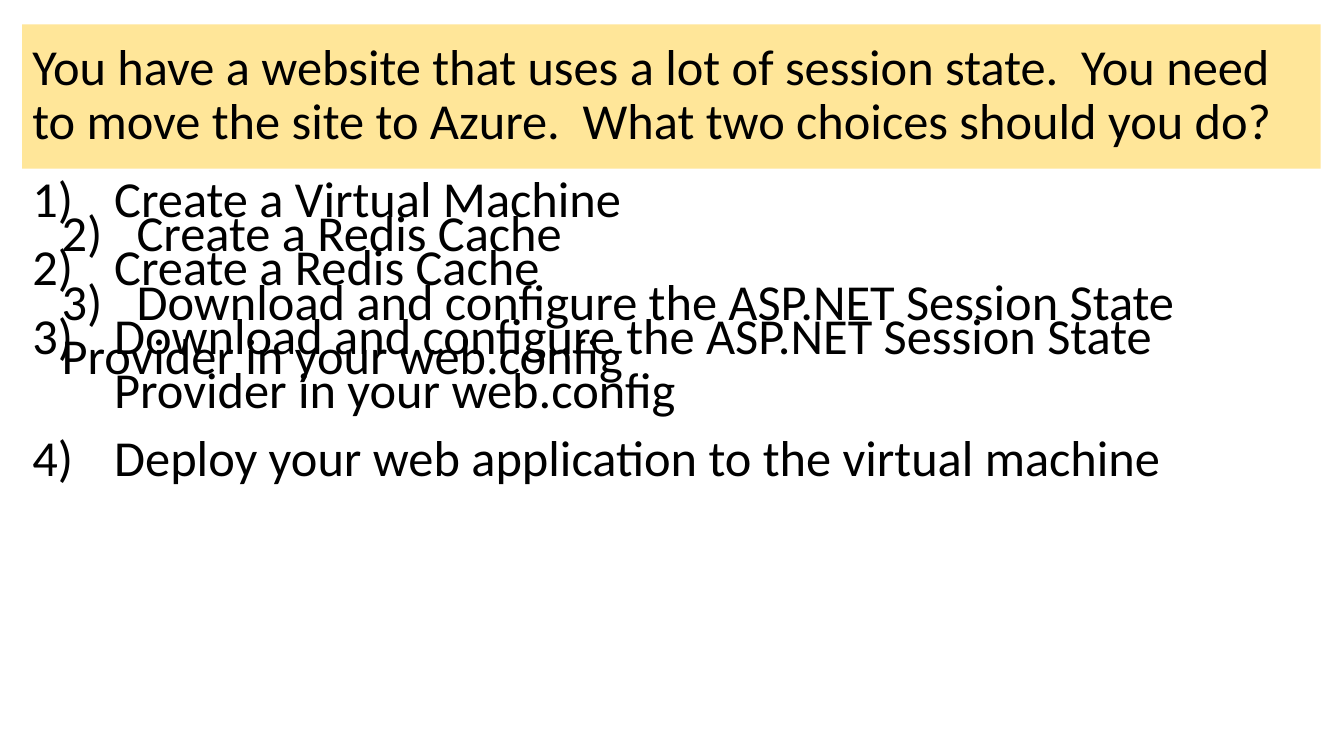
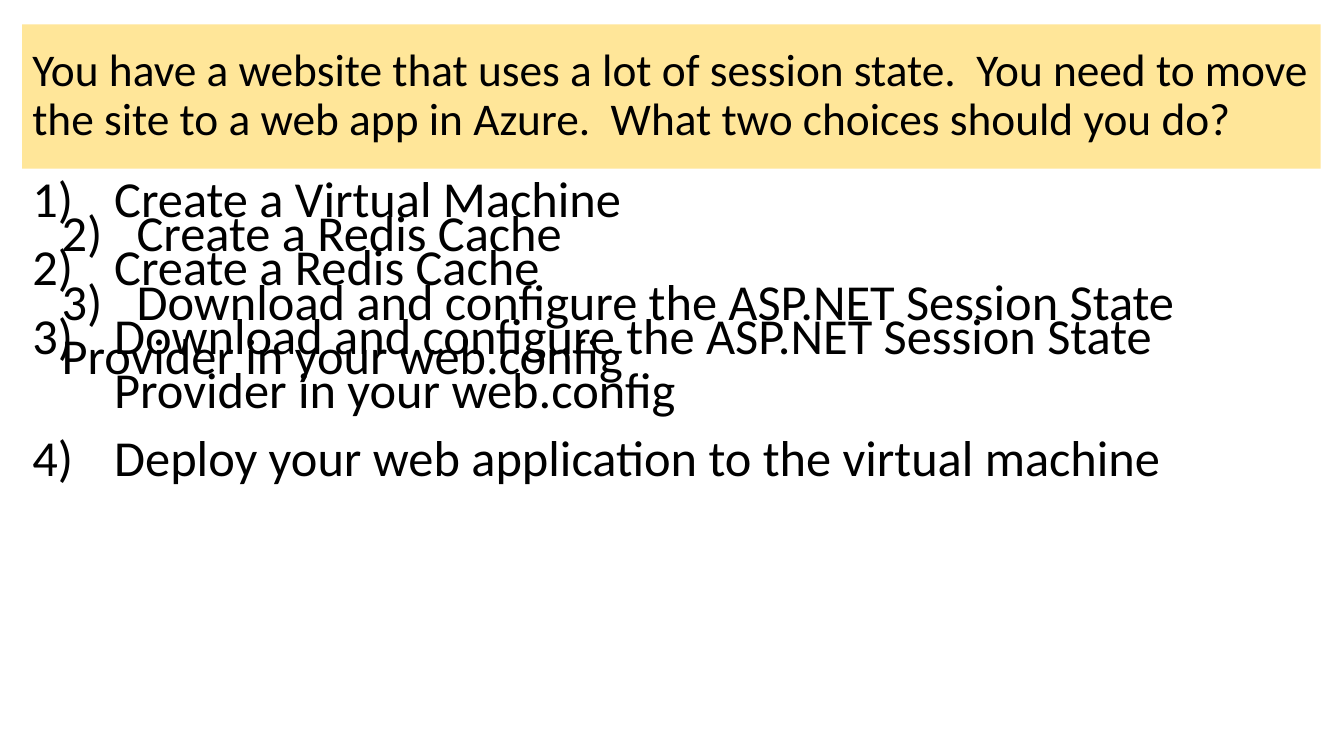
Before and after one commit to dstolts/70-534, a slide deck: slide 29 of Presentations/70-534-WebAndMobile.pptx. Drawn at 1344x756 pixels with LibreOffice and Linux fonts; fonts in the diff are those of the drawing. Boxes give left, top, right and bottom in pixels: in the first picture for what was removed or moved away, otherwise in the second. Text is boxed around its words. In the diff, an @@ line names an element or a change of style, - is before the commit and + after.

Commit message:
changes to presentation

```diff
--- a/Presentations/70-534-WebAndMobile.pptx
+++ b/Presentations/70-534-WebAndMobile.pptx
@@ title at <box>32,54,1307,143</box>: text changed; size 36 to 32.4 pt @@
-You have a website that uses a lot of session state. You need to move the site to Azure. What two choices should you do?
+You have a website that uses a lot of session state. You need to move the site to a web app in Azure. What two choices should you do?
```
Also in this commit, not shown: 6 other slides changed.
